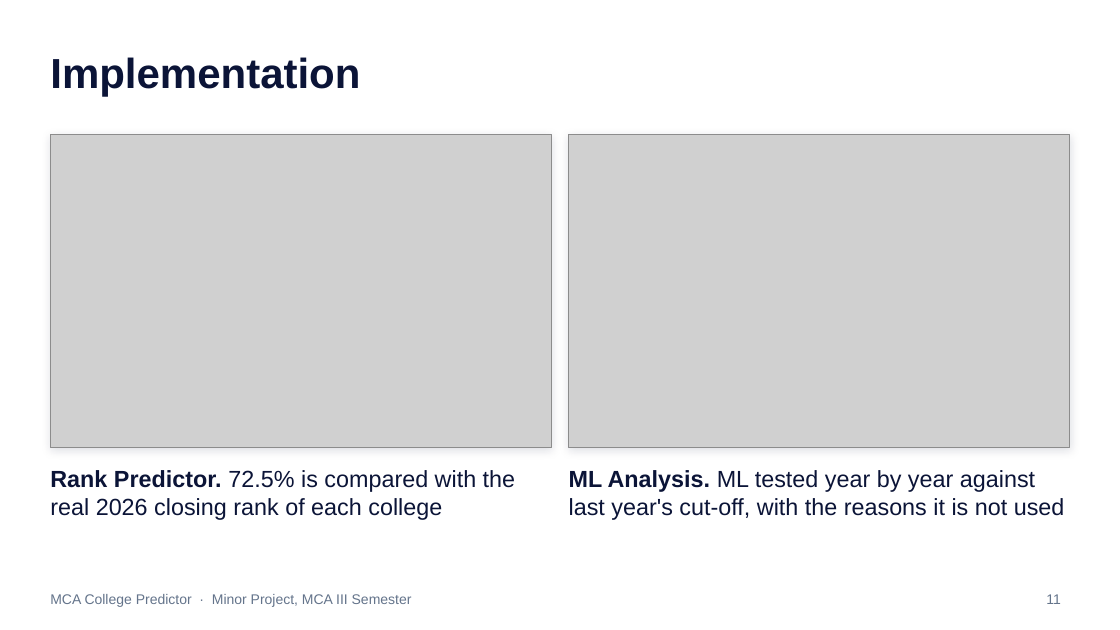
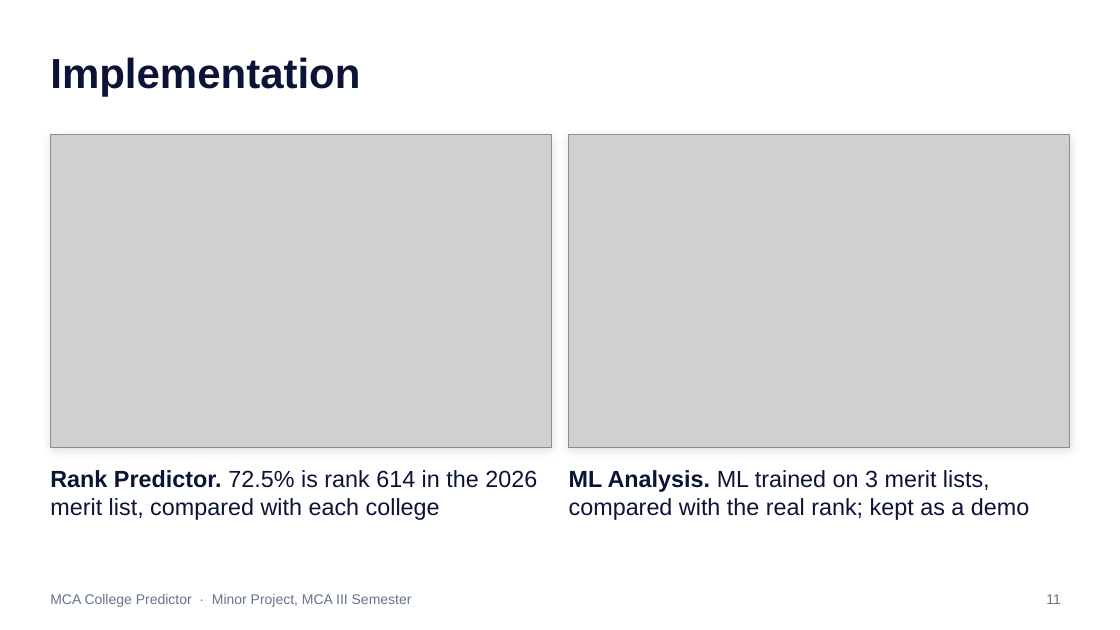
Before and after one commit to i-bhagyashree/mca-college-predictor, a slide deck: slide 11 of presentation/MCA_College_Predictor_Presentation.pptx. Drawn at 1120x630 pixels with LibreOffice and Linux fonts; fonts in the diff are those of the drawing; grey boxes stand for pictures. Boxes give left, top, right and bottom in pixels: in the first picture for what was removed or moved away, otherwise in the second. Text is boxed around its words. In the diff, an @@ line names an element or a change of style, - is before the commit and + after.

Commit message:
Presentation: rank from last year's merit list; ML trained on three merit lists shown as a demo; new chart and screenshots

```diff
--- a/presentation/MCA_College_Predictor_Presentation.pptx
+++ b/presentation/MCA_College_Predictor_Presentation.pptx
@@ text at box(50, 470, 537, 520): text changed @@
-Rank Predictor. 72.5% is compared with the real 2026 closing rank of each college
+Rank Predictor. 72.5% is rank 614 in the 2026 merit list, compared with each college
@@ text at box(569, 470, 1029, 520): text changed @@
-ML Analysis. ML tested year by year against last year's cut-off, with the reasons it is not used
+ML Analysis. ML trained on 3 merit lists, compared with the real rank; kept as a demo
```
Also in this commit, not shown: 7 other slides changed, 1 other file.
